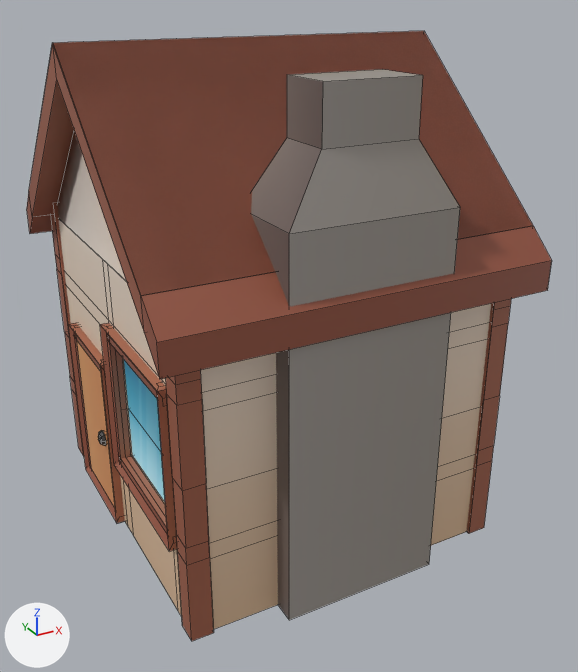
Two versions of the OBJ model assets/createdassets/house1.obj, one commit apart.
Camera for both pictures: a 50 mm camera at (-4.43, -8.76, 6.66) aimed at (0.18, -0.39, 2.47). Lighting does not change. The marker at lower left points along +X, +Y and +Z. Mesh edges are drawn as thin lines. Where no turn or scale is listed for an object, it has been applied to the vertices. Vertices at the same position are counted once.
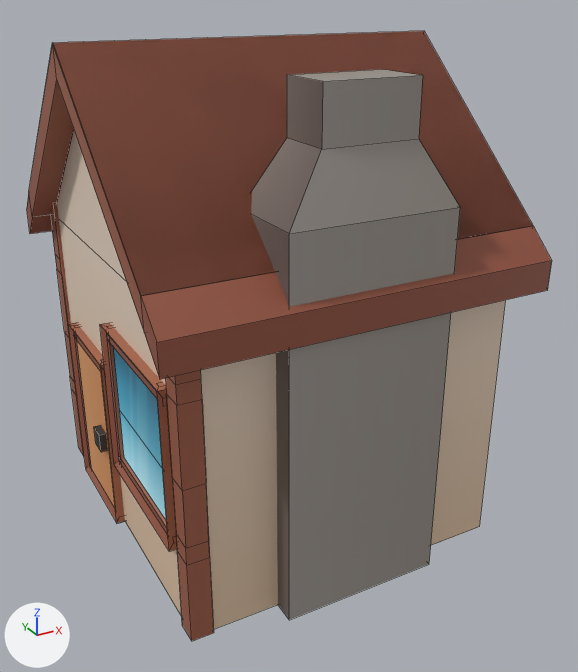
The newer file is also turned or shifted as a whole; pictures and numbers use the older file's frame.

The edits, one by one:
me_cube_003 is used by ob_cube_003; location (0.0, 0.0, 0.0).
me_cube_003 had 363 vertices, 299 faces, 1 loose edge and spanned x -2.36..2.36, y -2.6..2.6, z 0.0..6.11.
me_cube_003 now has 236 vertices, 182 faces, 1 loose edge and spans x -2.36..2.36, y -2.6..2.6, z 0.0..6.11.
me_cube_003 part 1: the loose piece of 6 vertices spanning x -1.97, y -1.79..-0.19, z 1.2..2.8 is moved by (-0.11, 0.0, 0.0).
me_cube_003 part 2: a new loose piece, a box spanning x -2.22..-2.06, y 0.41..0.66, z 1.0..1.25, in mat_restaurant_001 (picture img_restaurantbits_texture_png).
me_cube_003 part 3: the loose piece of 26 vertices spanning x -2.2..-2.07, y 0.43..0.64, z 1.02..1.23 is deleted.
me_cube_003 part 4: the loose piece of 23 vertices spanning x 1.84..2.1, y -2.3..-2.03, z 0.0..3.98 is deleted.
Part 5, on me_cube_003:
86 vertices are removed from x -2.06..2.06, y -2.26..2.26, z 0.0..3.76.
96 faces are deleted.
13 new faces join them.

Boxes (x1, y1, x2, y2) around the edits, measured in the pictures (578 x 672 px; the box of a moved part takes in the faces that stretch with it):
part 1 of me_cube_003, moved or reshaped
    before: (124, 360, 165, 502)
    after: (113, 347, 166, 519)
part 2 of me_cube_003, added
    after: (94, 425, 108, 452)
part 3 of me_cube_003, deleted
    before: (98, 430, 106, 446)
part 4 of me_cube_003, deleted (brown)
    before: (467, 299, 511, 533)
part 5 of me_cube_003, cut back
    before: (33, 81, 491, 630)
    after: (33, 81, 505, 630)
